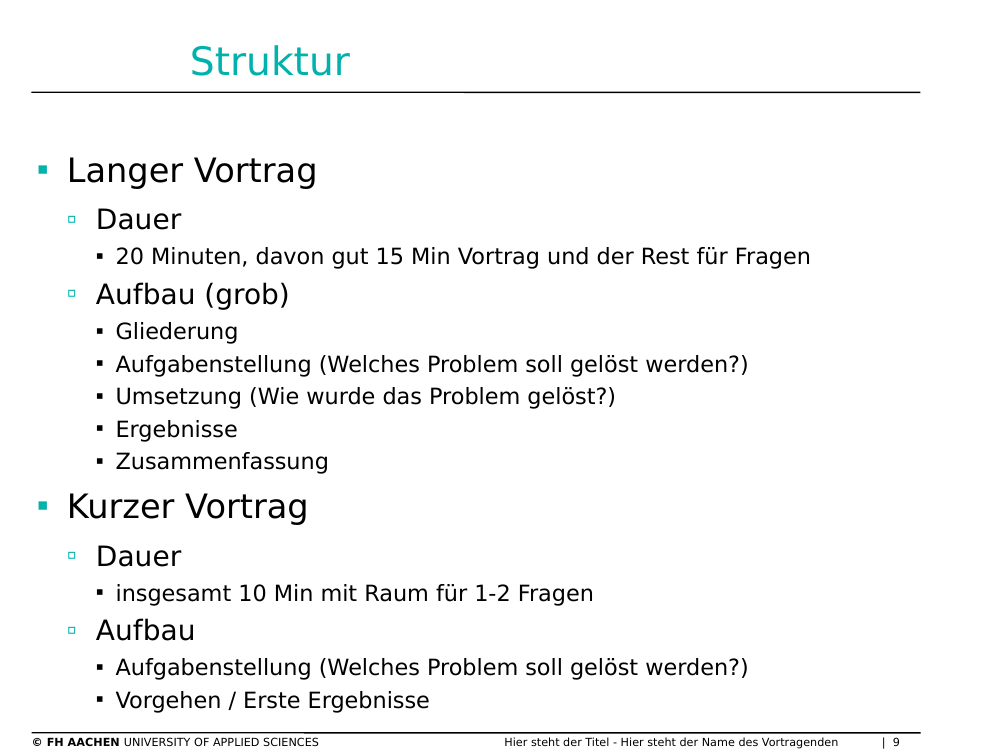
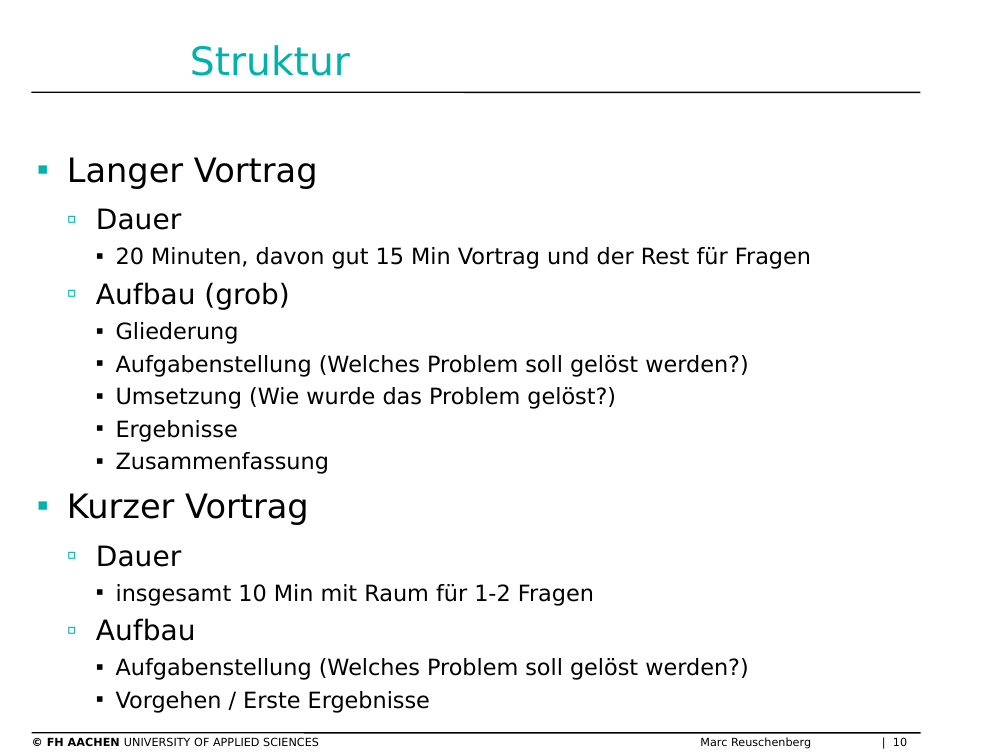
Before and after one commit to Marc-Reu/bachelorarbeit, a slide deck: slide 10 of Meetings/ZTN Präsentation.pptx (slide 9 before the commit). Drawn at 1008x756 pixels with LibreOffice and Linux fonts; fonts in the diff are those of the drawing; background and template pictures are left out. Boxes give left, top, right and bottom in pixels: in the first picture for what was removed or moved away, otherwise in the second. Text is boxed around its words. In the diff, an @@ line names an element or a change of style, - is before the commit and + after.

```diff
--- a/Meetings/ZTN Präsentation.pptx
+++ b/Meetings/ZTN Präsentation.pptx
@@ text at (47, 737, 907, 749): text changed @@
-© FH AACHEN UNIVERSITY OF APPLIED SCIENCES Hier steht der Titel - Hier steht der Name des Vortragenden | 9
+© FH AACHEN UNIVERSITY OF APPLIED SCIENCES Marc Reuschenberg | 10
```
Also in this commit, not shown: 9 other slides changed, 1 slide added.
